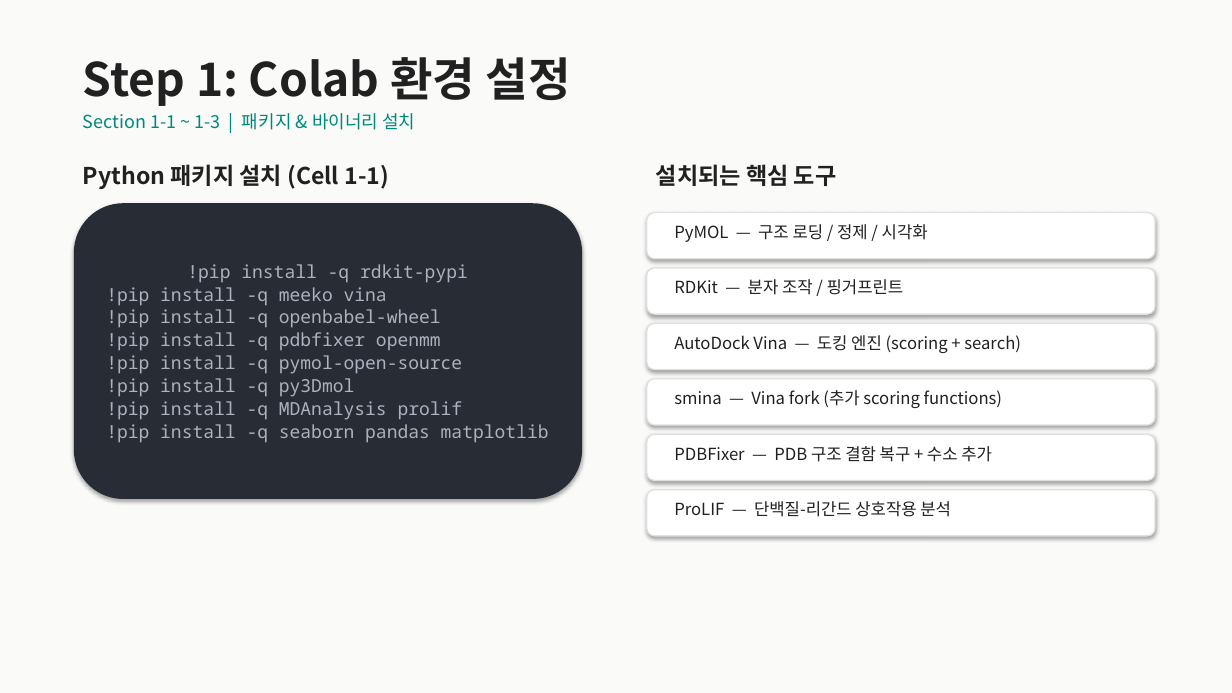
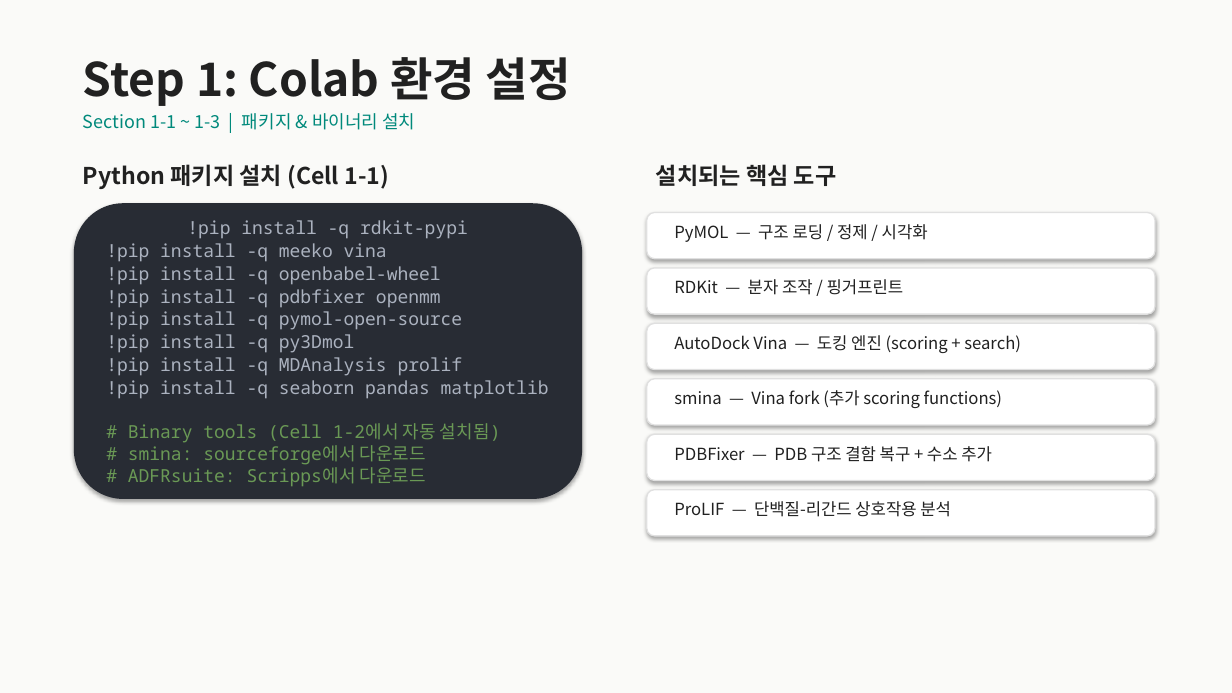
Before and after one commit to fourmodern/molecular_docking_tutorial, a slide deck: slide 3 of Molecular_Docking_Workshop.pptx. Drawn at 1232x693 pixels with LibreOffice and Linux fonts; fonts in the diff are those of the drawing. Boxes give left, top, right and bottom in pixels: in the first picture for what was removed or moved away, otherwise in the second. Text is boxed around its words. In the diff, an @@ line names an element or a change of style, - is before the commit and + after.

```diff
--- a/Molecular_Docking_Workshop.pptx
+++ b/Molecular_Docking_Workshop.pptx
@@ text in rounded rectangle at <box>128,423,501,486</box>: paragraphs added @@
+# Binary tools (Cell 1-2에서 자동 설치됨)
+# smina: sourceforge에서 다운로드
+# ADFRsuite: Scripps에서 다운로드
```
Also in this commit, not shown: 4 other slides changed, 2 other files.
